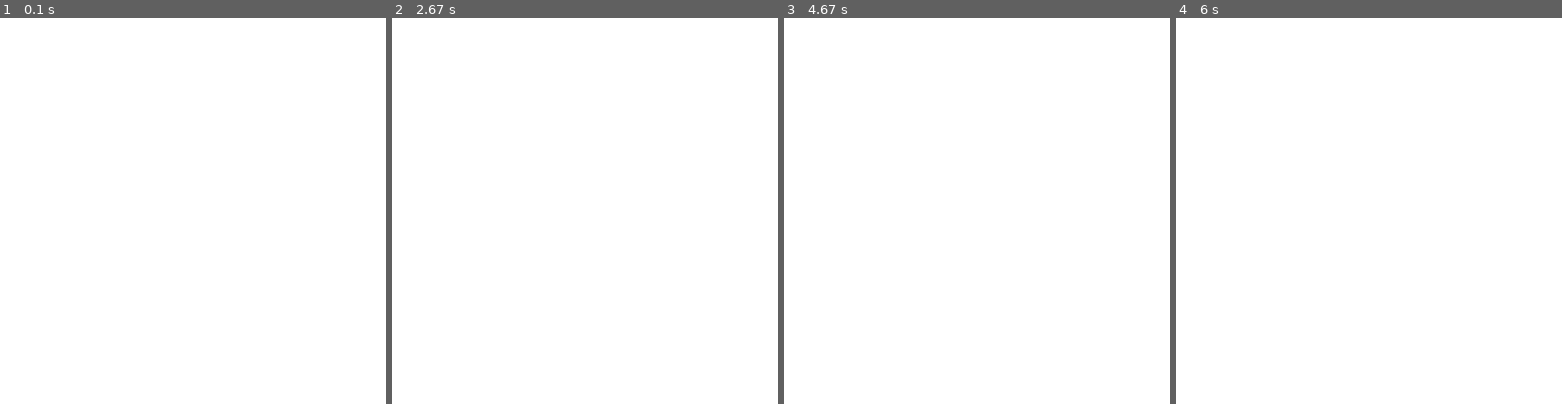
Above: before the commit, frames 1-4 (left to right).
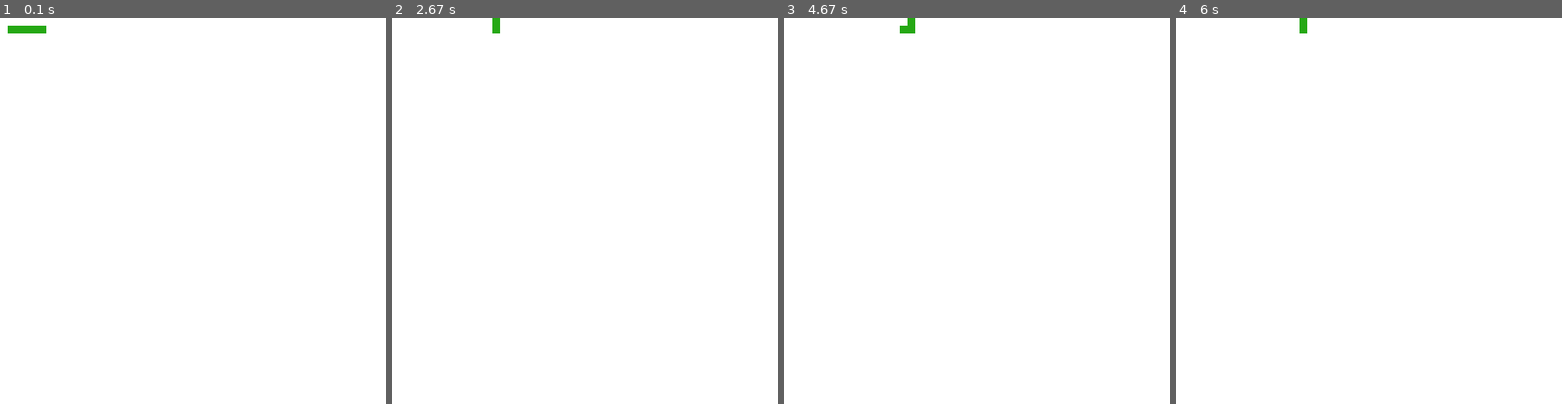
Above: after the commit, the same moments.

Repository: MateuszBelczowski/code-sunday-python-15-12-2019
Game: pygame game, started from gra.py
The game is run twice, just before and just after one commit, with the same random seed, the same clock (stepped at 60 frames per second) and the same inputs.
Inputs:
- Up to frame 1 (0.1 s): no input
- Up to frame 2 (2.67 s): hold Right 0.33-0.8 s; hold Up 0.83-1.13 s; hold Right 1.17-1.63 s; hold Down 2.23-2.53 s; hold Left from 2.57 s (still down)
- Up to frame 3 (4.67 s): release Left at 2.97 s; hold Up 3-3.37 s; hold Right 3.4-4.03 s; hold Down 4.07-4.43 s; hold Left from 4.47 s (still down)
- Up to frame 4 (6 s): release Left at 4.93 s; hold Right 4.97-5.43 s; hold Up 5.47-5.77 s

The runs differ from the first frame. In frame 1, 0.2% of the frame differs, in the area x 2-12%, y 2-4%; in frame 2, less than 0.1%; in frame 3, 0.1%; in frame 4, less than 0.1%.

Commit message:
Ustaw 10 FPSów

Diff:
--- a/gra.py
+++ b/gra.py
@@ -8,6 +8,7 @@
 plansza = pygame.display.set_mode((500, 500))
 plansza.fill(bialy)
 
+kontroler_predkosci = pygame.time.Clock()
 
 polozenie_weza = [[10, 10], [20, 10], [30, 10], [40, 10], [50, 10]]
 
@@ -39,6 +40,7 @@
             elif event.key == pygame.K_DOWN:
                 obecny_kierunek = "dol"
 
+    kontroler_predkosci.tick(10)
     glowa_weza = polozenie_weza[0]
     polozenie_weza.pop()
     if obecny_kierunek == "dol":
